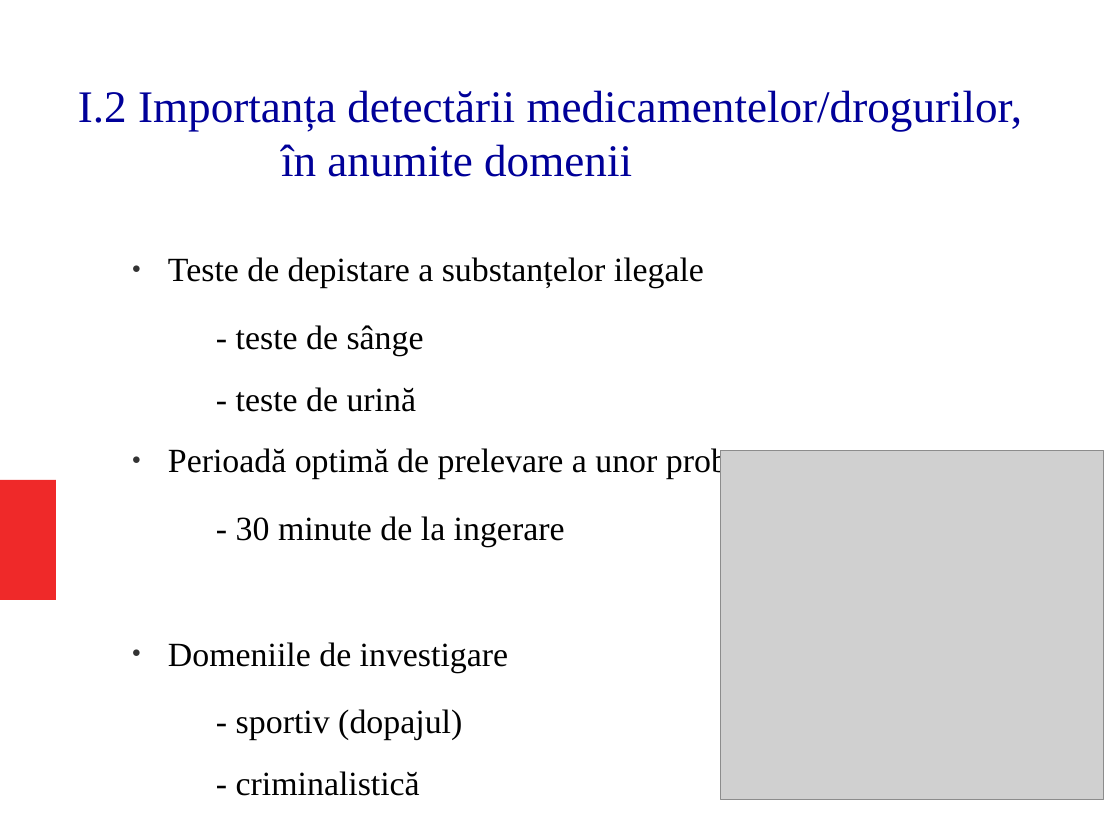
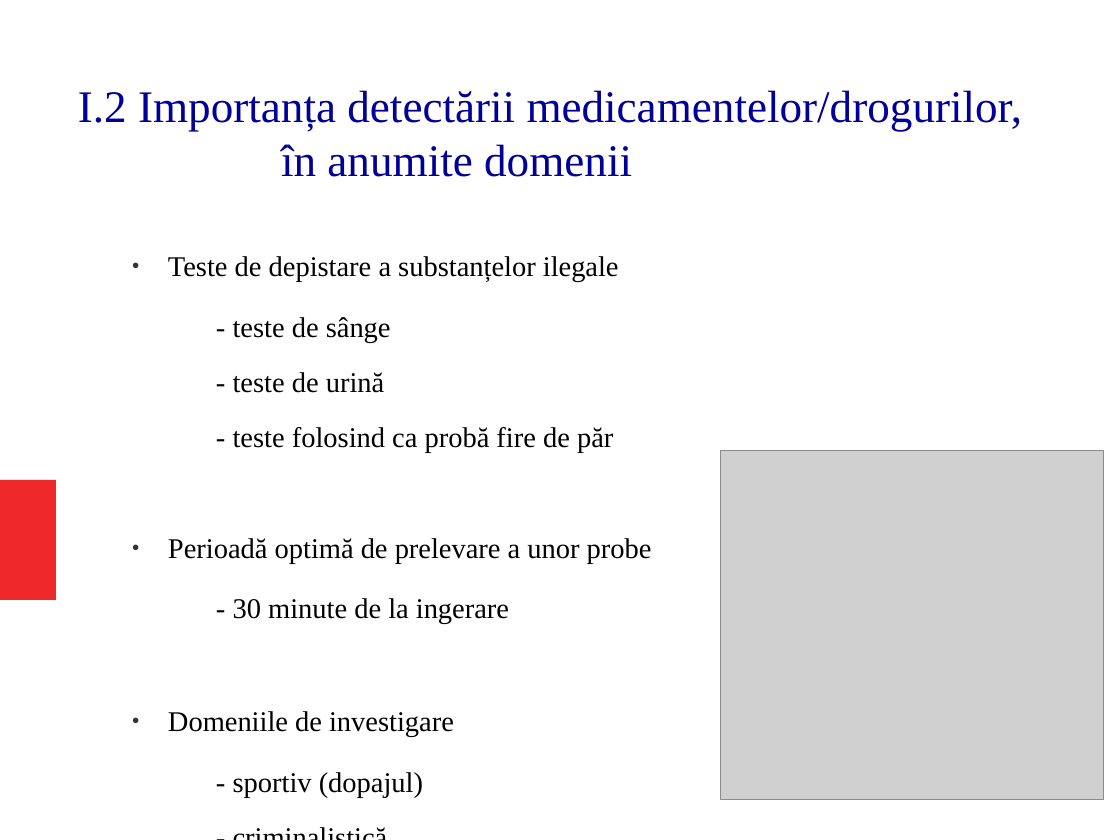
Before and after one commit to mVeronica/licenta, a slide deck: slide 5 of Licenta2017HolocaMihaelaVeronica/Prezentare.odp. Drawn at 1120x840 pixels with LibreOffice and Linux fonts; fonts in the diff are those of the drawing; grey boxes stand for pictures. Boxes give left, top, right and bottom in pixels: in the first picture for what was removed or moved away, otherwise in the second. Text is boxed around its words. In the diff, an @@ line names an element or a change of style, - is before the commit and + after.

```diff
--- a/Licenta2017HolocaMihaelaVeronica/Prezentare.odp
+++ b/Licenta2017HolocaMihaelaVeronica/Prezentare.odp
@@ text at <box>168,256,652,737</box>: size 24.1 to 20.1 pt in "Teste de depistare a substanțelor ilegale", "- teste de sânge", "- teste de urină", "Perioadă optimă de prelevare a unor probe" and 4 more places @@
@@ text at <box>233,427,613,453</box>: paragraph added @@
+  − - teste folosind ca probă fire de păr
```
Also in this commit, not shown: 1 other slide changed, 1 other file.
